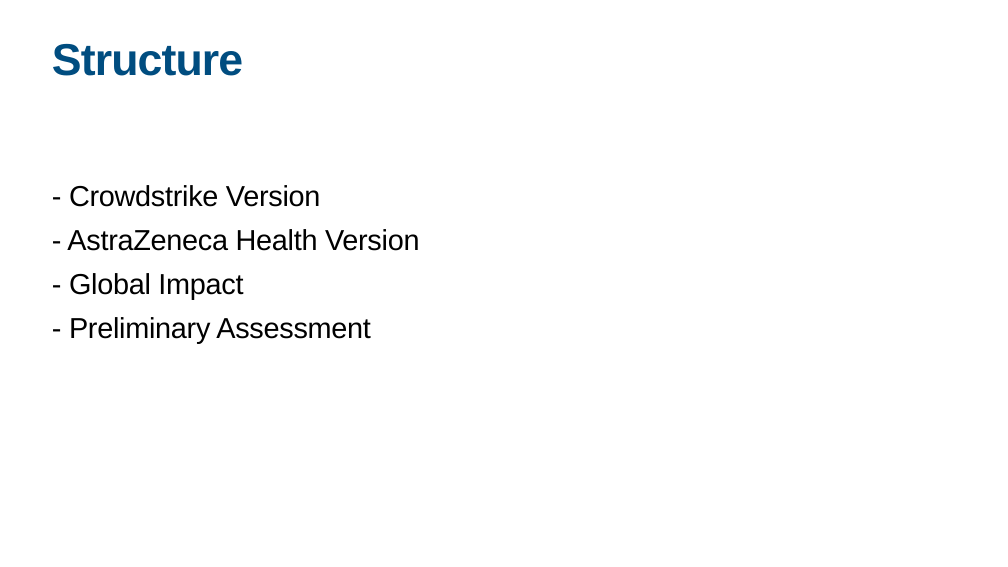
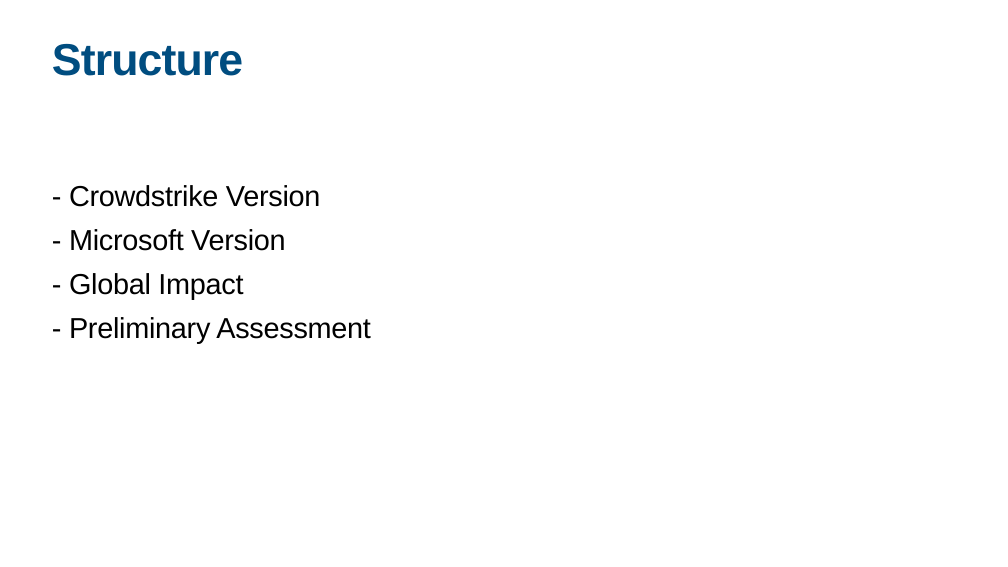
Before and after one commit to Swarnim1812/REDACT-TOOL, a slide deck: slide 2 of backend/outputs2/redacted_Crowdstrike_Prelim_Assessment_new.pptx. Drawn at 1008x567 pixels with LibreOffice and Linux fonts; fonts in the diff are those of the drawing. Boxes give left, top, right and bottom in pixels: in the first picture for what was removed or moved away, otherwise in the second. Text is boxed around its words. In the diff, an @@ line names an element or a change of style, - is before the commit and + after.

```diff
--- a/backend/outputs2/redacted_Crowdstrike_Prelim_Assessment_new.pptx
+++ b/backend/outputs2/redacted_Crowdstrike_Prelim_Assessment_new.pptx
@@ text at box(69, 229, 286, 251): text changed @@
-- AstraZeneca Health Version
+- Microsoft Version
```
Also in this commit, not shown: 10 other slides changed, 1 slide added, 1 slide removed, 10 other files.
